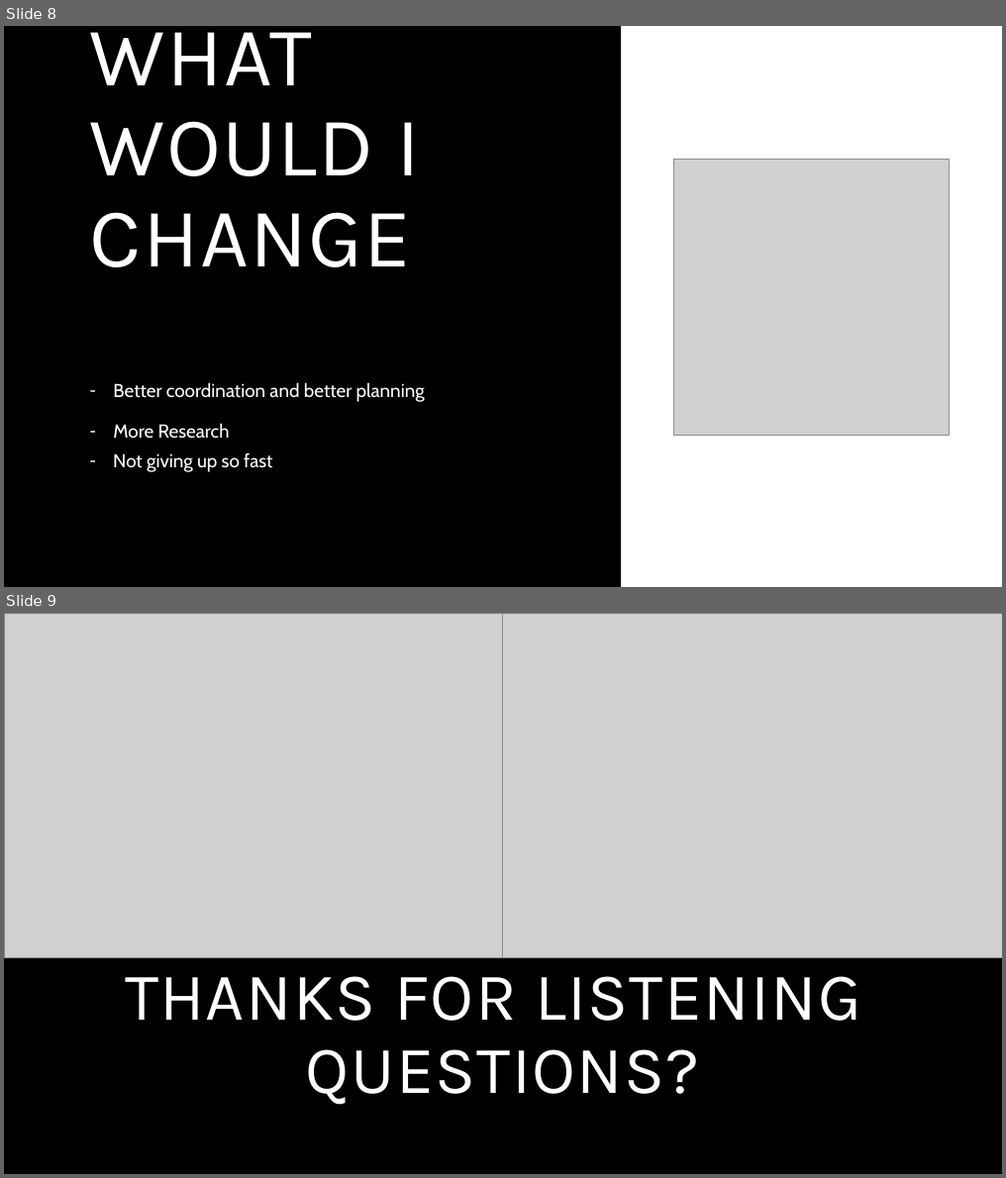
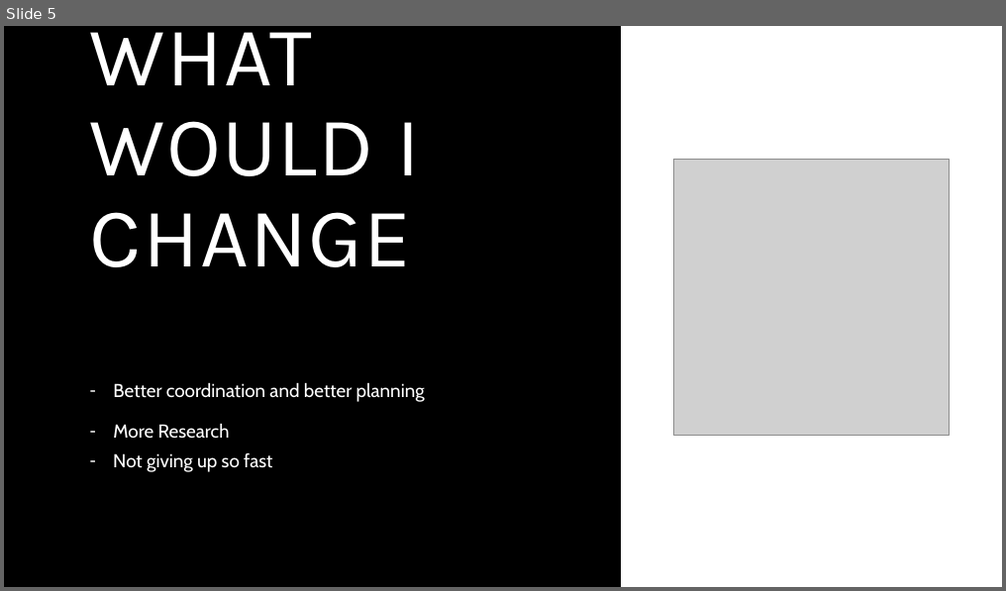
Before and after one commit to Afonso8808/m431_pe24c_Game_Chooser, a slide deck: resources/Powerpoint/Projekt Game_chooser.pptx. Shown one above the other, each under a label of ours: slides 8 and 9 before the commit, slide 5 after it. The pictures are 1006x1178 and 1006x591 pixels, drawn with LibreOffice and Linux fonts; fonts in the diff are those of the drawing; grey boxes stand for pictures. Boxes give left, top, right and bottom in pixels: in the first picture for what was removed or moved away, otherwise in the second. Text is boxed around its words. In the diff, an @@ line names an element or a change of style, - is before the commit and + after.

```diff
--- a/resources/Powerpoint/Projekt Game_chooser.pptx
+++ b/resources/Powerpoint/Projekt Game_chooser.pptx
@@ slide 9 removed at [4, 613, 1002, 1174], background #FFFFFF; not listed: 1 template element that a slide beside it also shows @@
@@ rectangle removed at [4, 613, 1002, 1174] @@
@@ picture removed at [4, 613, 503, 959] @@
@@ picture removed at [503, 613, 1002, 959] @@
@@ rectangle removed at [4, 958, 1002, 1174] @@
@@ rectangle removed at [4, 959, 1002, 1174] @@
@@ title removed at [125, 976, 861, 1105] @@
-THANKS FOR LISTENING
-QUESTIONS?
@@ what was slide 8 is now slide 5 @@
```
Also in this commit, not shown: 3 other slides removed.
